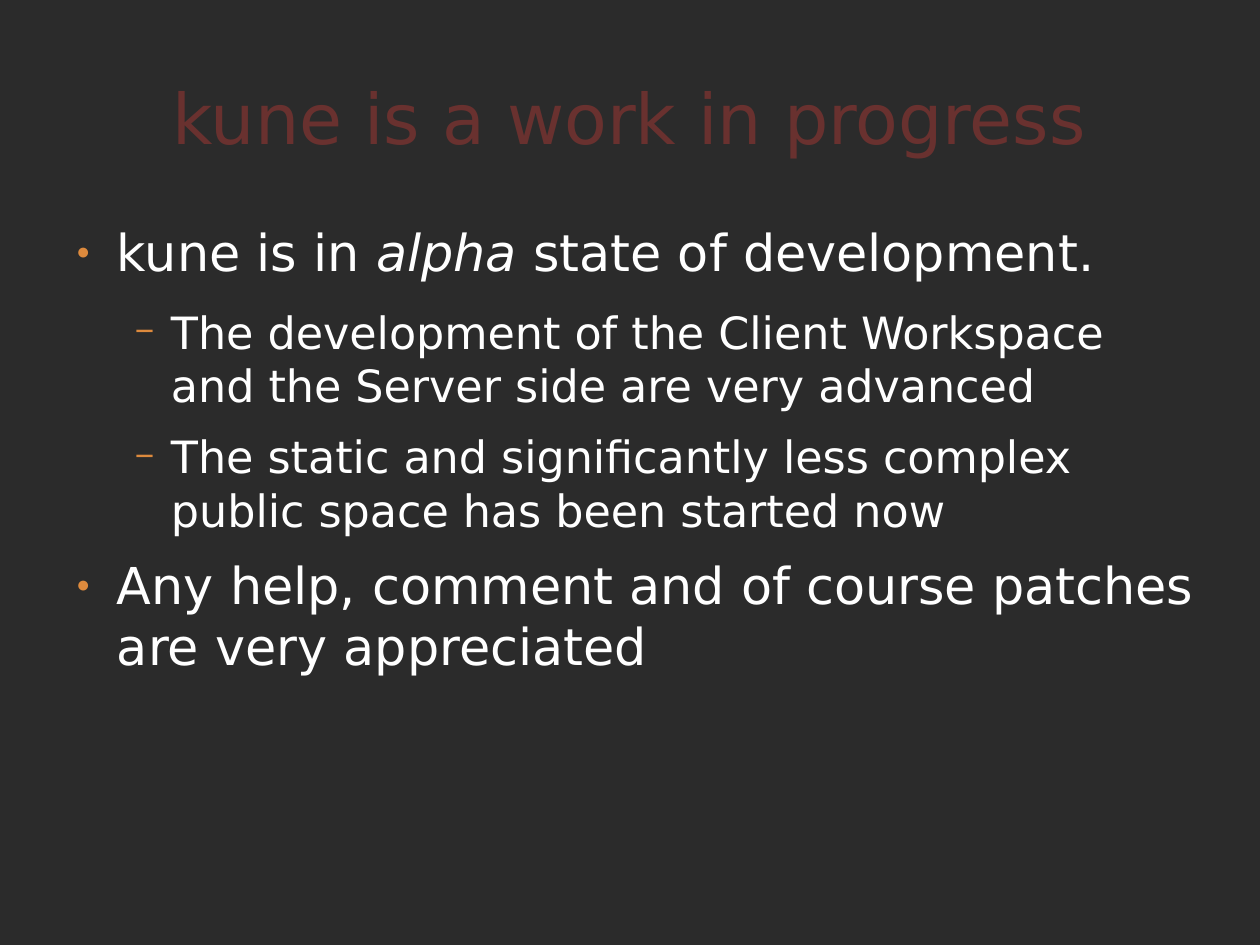
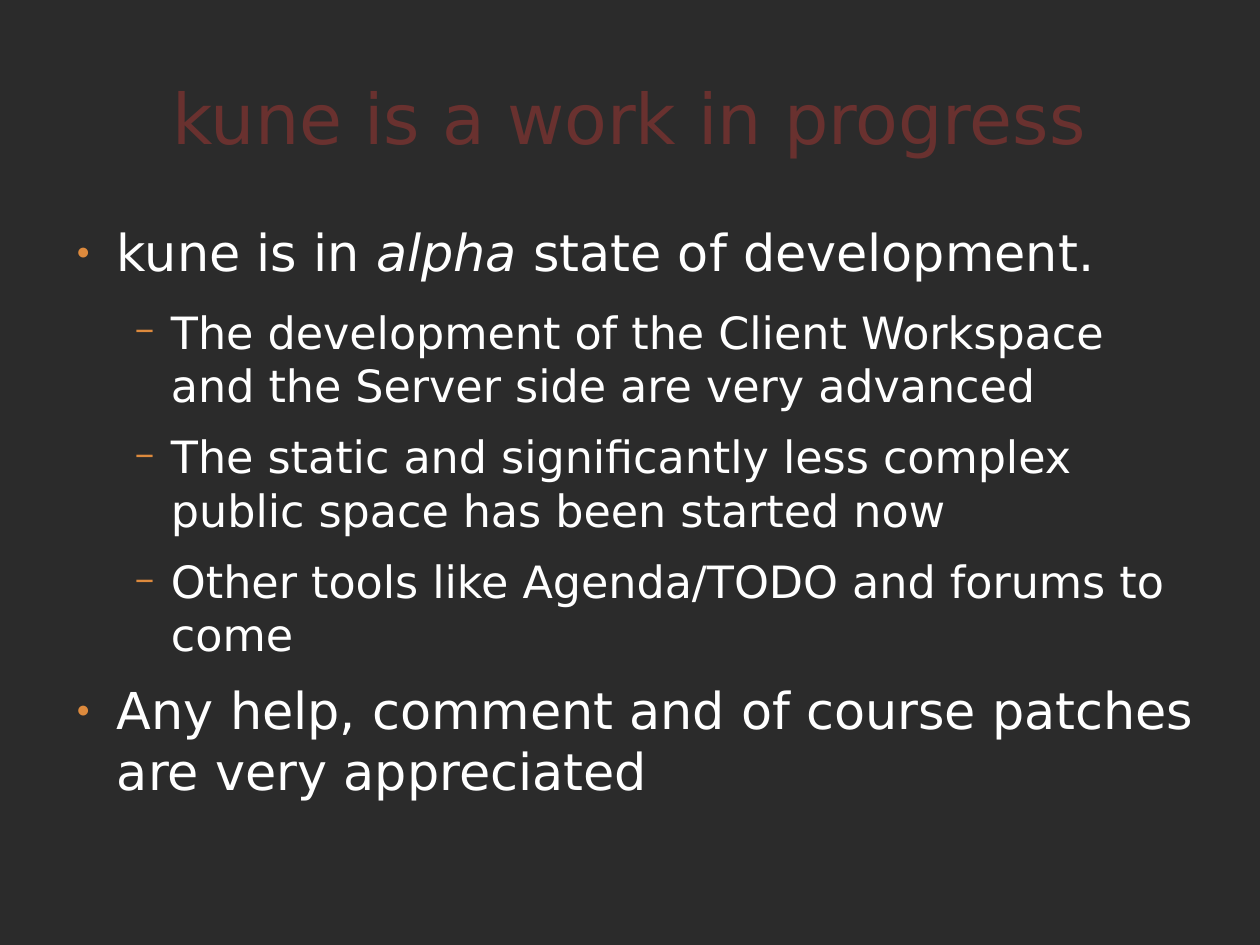
Before and after one commit to comunes/kune, a slide deck: slide 21 of doc/kune-dic-08.odp (slide 20 before the commit). Drawn at 1260x945 pixels with LibreOffice and Linux fonts; fonts in the diff are those of the drawing; background and template pictures are left out; a plain dark background stands for a picture behind light text. Boxes give left, top, right and bottom in pixels: in the first picture for what was removed or moved away, otherwise in the second. Text is boxed around its words. In the diff, an @@ line names an element or a change of style, - is before the commit and + after.

Commit message:
new kune odp revision

```diff
--- a/doc/kune-dic-08.odp
+++ b/doc/kune-dic-08.odp
@@ text at (171,564,1164,652): paragraph added @@
+  − Other tools like Agenda/TODO and forums to come
```
Also in this commit, not shown: 7 other slides changed, 1 slide added.
